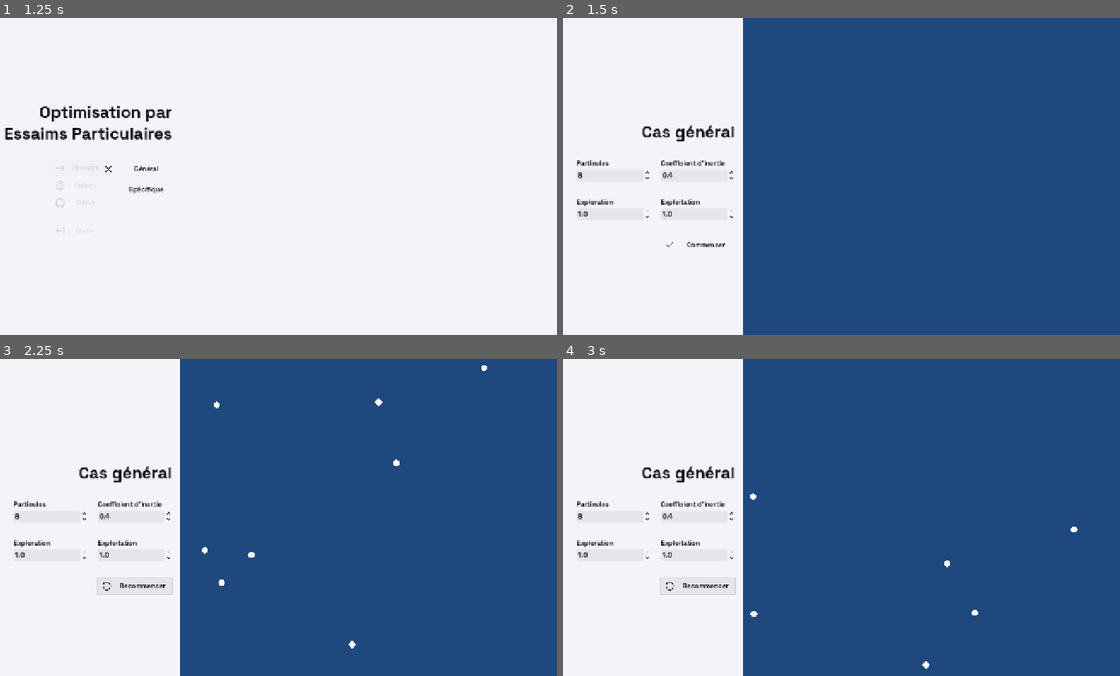
Above: before the commit, frames 1-4 (two rows, left to right).
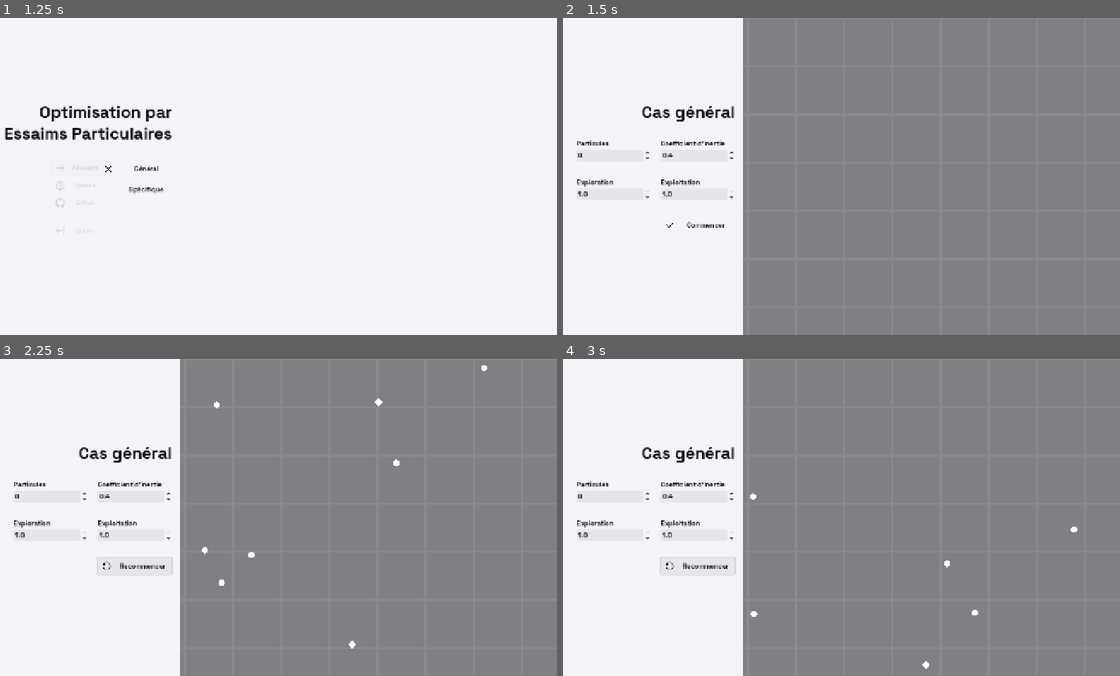
Above: after the commit, the same moments.

Repository: eni-school-project/particle-swarm-optimization
Game: Godot game, scene res://main.tscn
The game is run twice, just before and just after one commit, with the same random seed, the same clock (stepped at 60 frames per second) and the same inputs.
Inputs:
- Up to frame 1 (1.25 s): click "Résoudre" at 0.5 s
- Up to frame 2 (1.5 s): click "Général" at 1.25 s
- Up to frame 3 (2.25 s): click "Commencer" at 2 s
- Up to frame 4 (3 s): click "Recommencer" at 2.75 s

Frame 1 is identical in both runs. In frame 2, 69% of the frame differs, in the area x 2-100%, y 0-100%; in frame 3, 70%; in frame 4, 70%.

Commit message:
Feat : added grid effect on the right color rect

Diff:
--- a/scenes/general.tscn
+++ b/scenes/general.tscn
@@ -7,6 +7,8 @@
 [ext_resource type="Texture2D" uid="uid://cyahngk1d2gqr" path="res://assets/icons/checkmark.svg" id="4_7h5e4"]
 [ext_resource type="PackedScene" uid="uid://g0y4ikyj8fsi" path="res://scenes/particle.tscn" id="4_gy7hs"]
 [ext_resource type="PackedScene" uid="uid://chexux77g0ppm" path="res://scenes/target.tscn" id="5_fdh1j"]
+[ext_resource type="Shader" uid="uid://dvmmklcgyo4o5" path="res://shaders/grid.gdshader" id="8_oe3oi"]
+[ext_resource type="Script" uid="uid://cc182k8kir54b" path="res://scripts/grid_rect.gd" id="9_cxwob"]
 
 [sub_resource type="StyleBoxFlat" id="StyleBoxFlat_oe3oi"]
 content_margin_left = 10.0
@@ -32,6 +34,14 @@
 corner_radius_bottom_right = 5
 corner_radius_bottom_left = 5
 
+[sub_resource type="ShaderMaterial" id="ShaderMaterial_cxwob"]
+shader = ExtResource("8_oe3oi")
+shader_parameter/background_color = Color(0.5, 0.5, 0.5157, 1)
+shader_parameter/line_color = Color(0.65, 0.65, 0.65, 1)
+shader_parameter/grid_offset = Vector2(0, 0)
+shader_parameter/grid_spacing = 40.0
+shader_parameter/line_thickness = 0.75000003236512
+
 [sub_resource type="RectangleShape2D" id="RectangleShape2D_2p8t7"]
 size = Vector2(911, 768)
 
@@ -102,8 +112,7 @@
 theme_override_font_sizes/normal_font_size = 40
 theme_override_font_sizes/bold_font_size = 40
 bbcode_enabled = true
-text = "
-[b]Cas général[/b]"
+text = "[b]Cas général[/b]"
 fit_content = true
 scroll_active = false
 shortcut_keys_enabled = false
@@ -250,10 +259,11 @@
 particle_scene = ExtResource("4_gy7hs")
 target_scene = ExtResource("5_fdh1j")
 
-[node name="ColorRect" type="ColorRect" parent="RootContainer/HBoxContainer/RightContainer"]
-layout_mode = 2
-mouse_filter = 1
-color = Color(0.12156863, 0.28235295, 0.49411765, 1)
+[node name="GridRect" type="ColorRect" parent="RootContainer/HBoxContainer/RightContainer"]
+material = SubResource("ShaderMaterial_cxwob")
+layout_mode = 2
+mouse_filter = 1
+script = ExtResource("9_cxwob")
 
 [node name="Area2D" type="Area2D" parent="RootContainer/HBoxContainer/RightContainer"]
 
--- /dev/null
+++ b/scripts/grid_rect.gd
@@ -0,0 +1,11 @@
+extends ColorRect
+
+func _ready() -> void:
+	_update_size()
+	get_viewport().size_changed.connect(_update_size)
+
+func _update_size() -> void:
+	var s = get_viewport_rect().size
+
+	size = s
+	material.set_shader_parameter("node_size", s)
Not shown: 1 places in scenes/general.tscn that only renumber resources
Not shown, added: scripts/grid_rect.gd.uid
